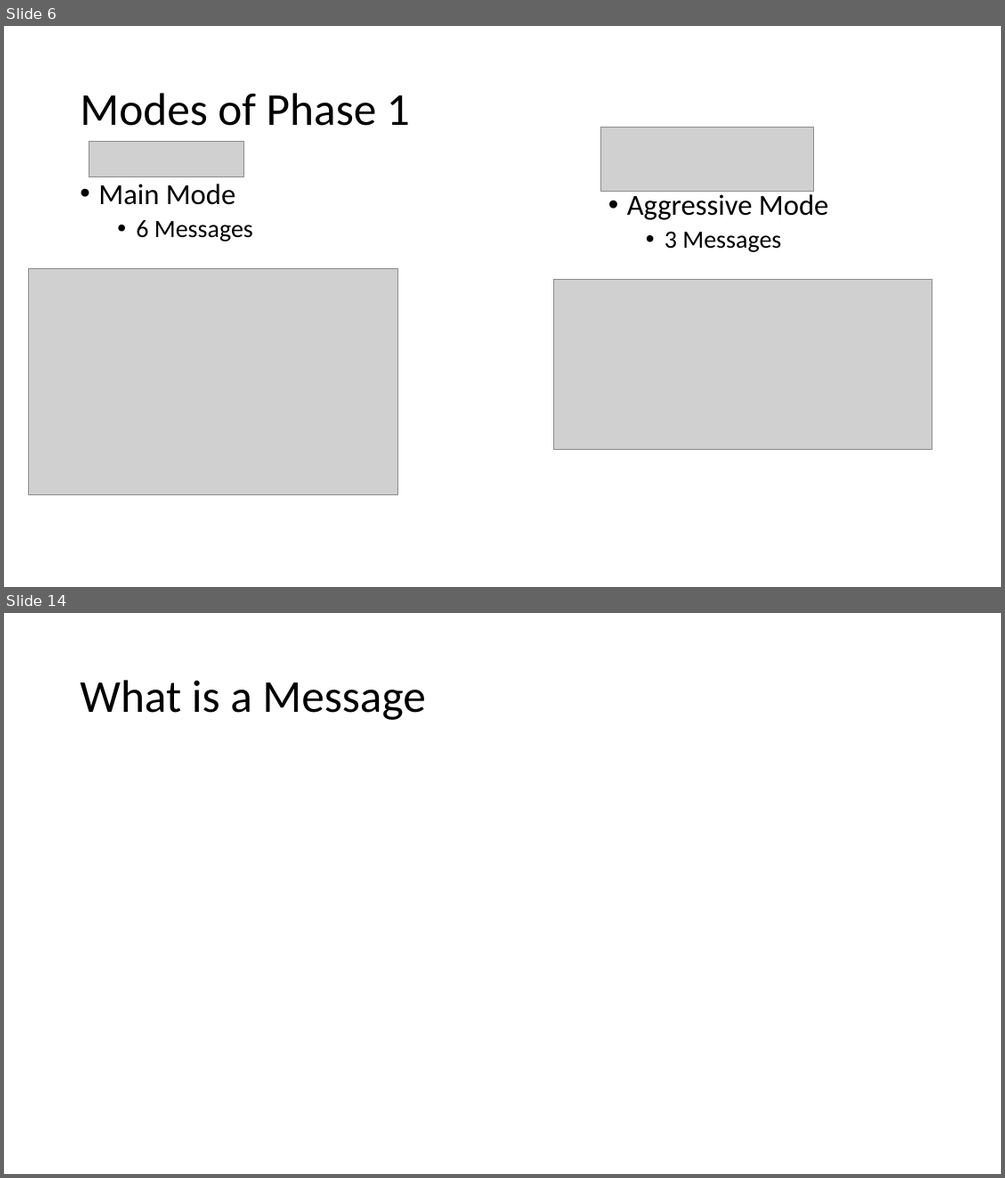
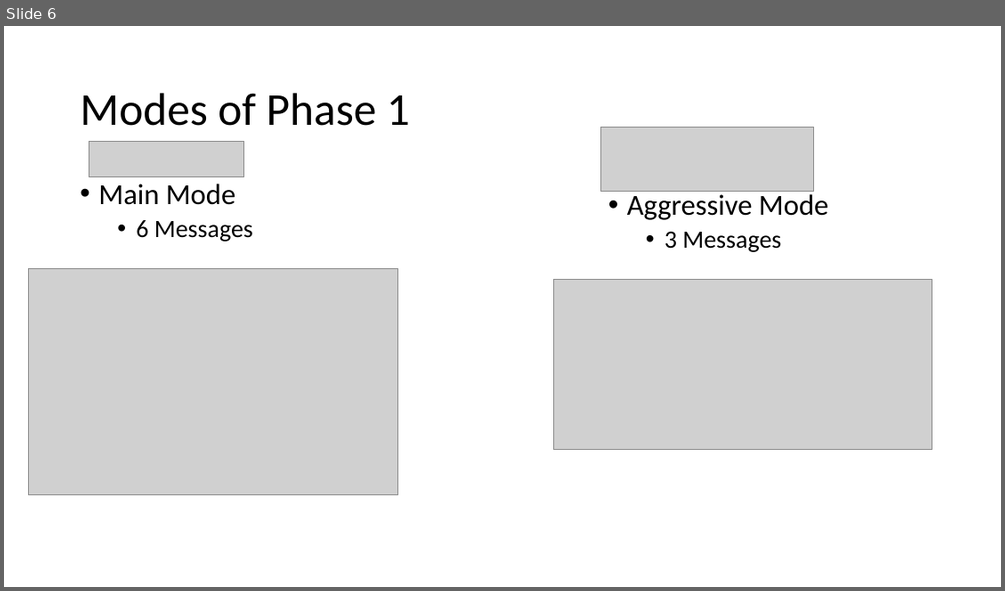
Before and after one commit to ndbellew/AppliedCryptography, a slide deck: Assignments/InternetKeyExchange/Internet Key Exchange.pptx. Shown one above the other, each under a label of ours: slides 6 and 14 before the commit, slide 6 after it; the slides between them are not shown. The pictures are 1005x1178 and 1005x591 pixels, drawn with LibreOffice and Linux fonts; fonts in the diff are those of the drawing; grey boxes stand for pictures. Boxes give left, top, right and bottom in pixels: in the first picture for what was removed or moved away, otherwise in the second. Text is boxed around its words. In the diff, an @@ line names an element or a change of style, - is before the commit and + after.

```diff
--- a/Assignments/InternetKeyExchange/Internet Key Exchange.pptx
+++ b/Assignments/InternetKeyExchange/Internet Key Exchange.pptx
@@ slide 14 removed at [4,613,1001,1174], background #FFFFFF @@
@@ title removed at [80,680,425,720] @@
-What is a Message
```
Also in this commit, not shown: 6 slides changed, 6 slides added, 3 other slides removed.
